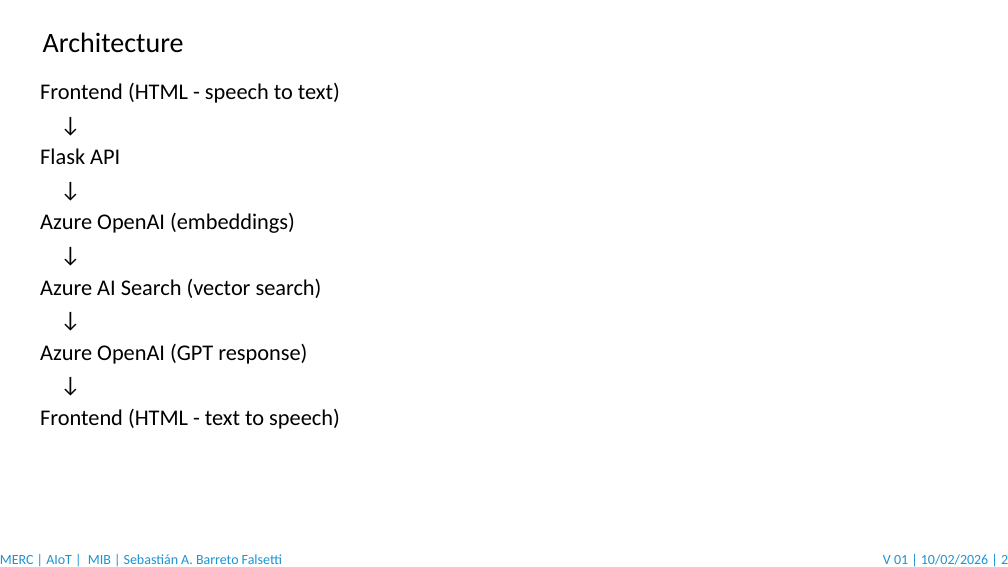
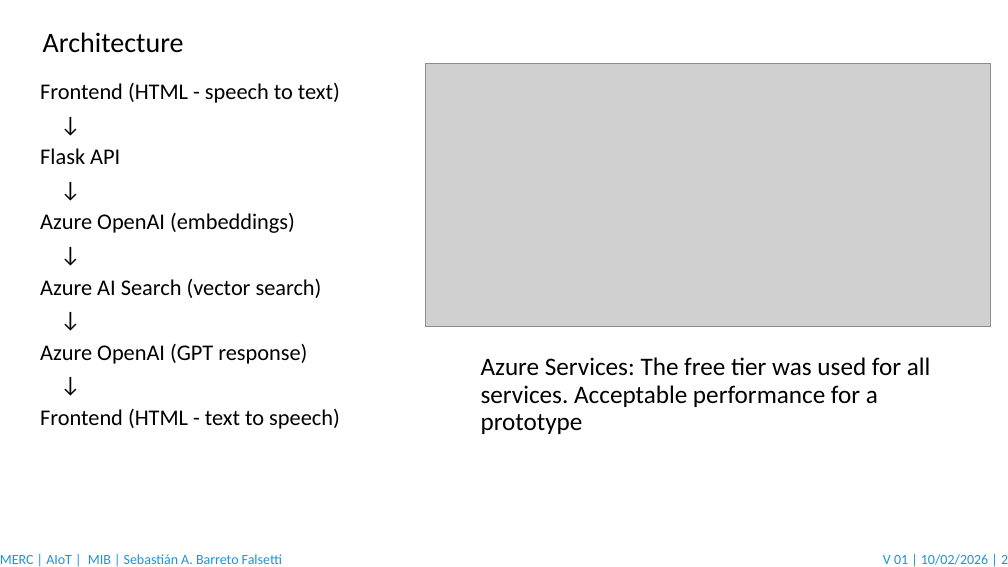
Before and after one commit to sebarreto/voice-ai-agent, a slide deck: slide 2 of IoT_AI_Voice_AI_version_1.pptx. Drawn at 1008x567 pixels with LibreOffice and Linux fonts; fonts in the diff are those of the drawing; grey boxes stand for pictures; background and template pictures are left out. Boxes give left, top, right and bottom in pixels: in the first picture for what was removed or moved away, otherwise in the second. Text is boxed around its words. In the diff, an @@ line names an element or a change of style, - is before the commit and + after.

Commit message:
update last version of presentation

```diff
--- a/IoT_AI_Voice_AI_version_1.pptx
+++ b/IoT_AI_Voice_AI_version_1.pptx
@@ picture added at (x1=425, y1=64, x2=991, y2=327) @@
@@ text added at (x1=481, y1=357, x2=931, y2=434), 18 pt, text #000000 @@
+Azure Services: The free tier was used for all services. Acceptable performance for a prototype
```
Also in this commit, not shown: 1 other slide changed, 1 slide added, 1 slide removed.
